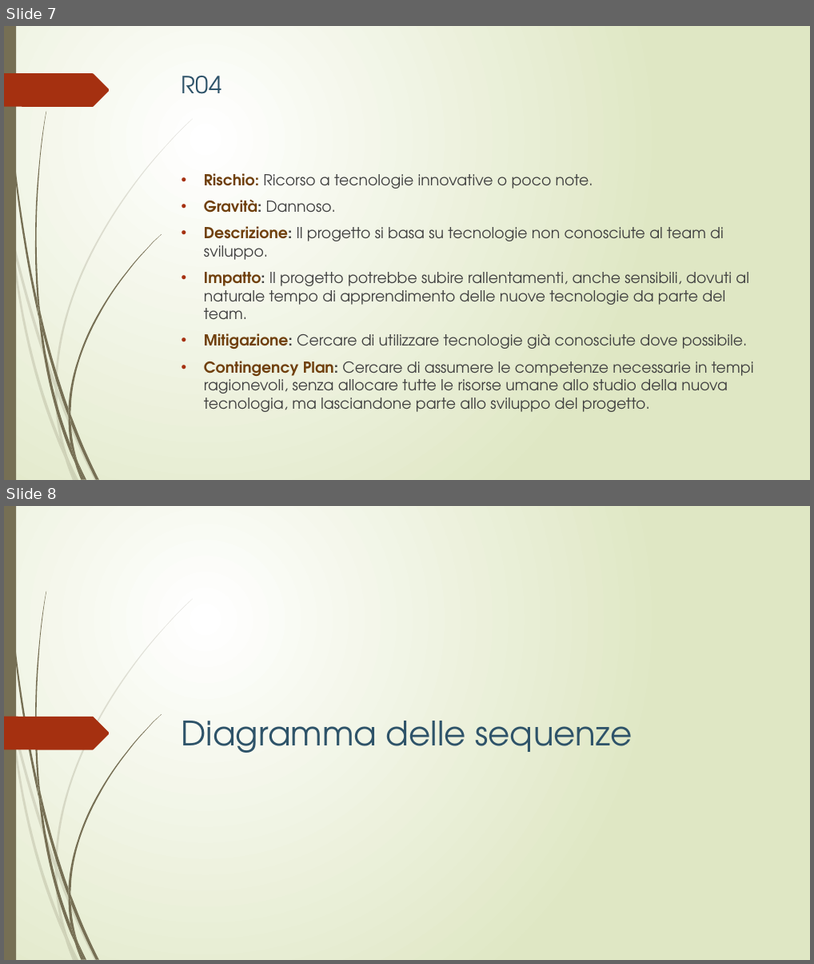
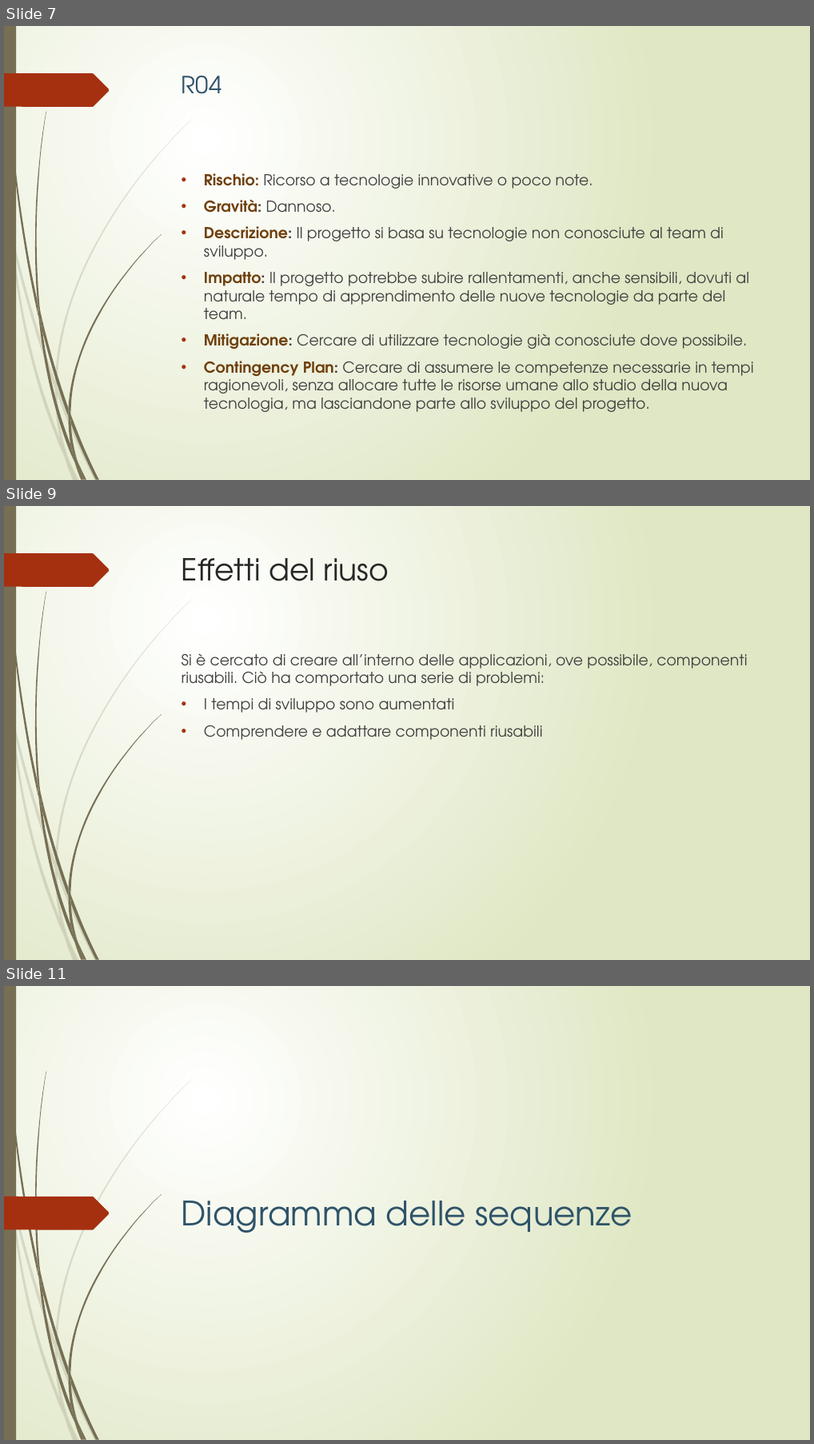
Before and after one commit to lpleo/Ingegneria_Software_2014, a slide deck: Slide/Slide Sparta.pptx. Shown one above the other, each under a label of ours: slides 7 and 8 before the commit, slides 7, 9 and 11 after it; the slides between them are not shown. The pictures are 814x964 and 814x1444 pixels, drawn with LibreOffice and Linux fonts; fonts in the diff are those of the drawing. Boxes give left, top, right and bottom in pixels: in the first picture for what was removed or moved away, otherwise in the second. Text is boxed around its words. In the diff, an @@ line names an element or a change of style, - is before the commit and + after.

```diff
--- a/Slide/Slide Sparta.pptx
+++ b/Slide/Slide Sparta.pptx
@@ slide 9 added at [4,506,810,960], background gradient #FFFFFF to #DFE8C4; not listed: 24 template elements that a slide beside it also shows @@
@@ title added at [182,558,389,581], 36 pt, text #262626 @@
+Effetti del riuso
@@ text added at [182,654,747,740], 18 pt, text #404040 @@
+Si è cercato di creare all’interno delle applicazioni, ove possibile, componenti riusabili. Ciò ha comportato una serie di problemi:
+• I tempi di sviluppo sono aumentati
+• Comprendere e adattare componenti riusabili
@@ what was slide 8 is now slide 11 @@
```
Also in this commit, not shown: 4 slides changed, 2 other slides added, 2 slides removed, 1 other file.
